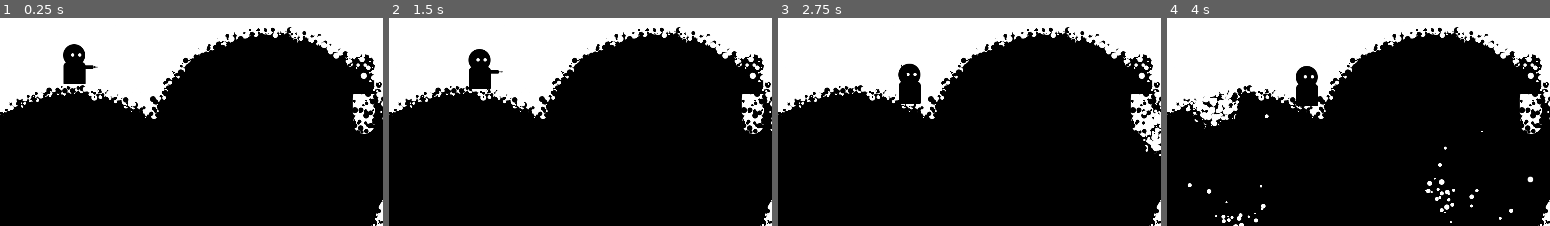
Above: before the commit, frames 1-4 (left to right).
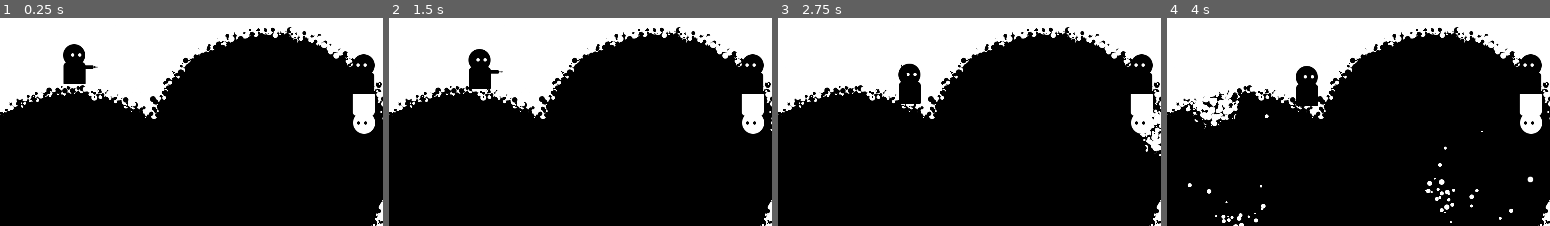
Above: after the commit, the same moments.

Repository: RobotRamen/margin
Game: Godot game, scene res://level_0.tscn
Two runs of this game, one before a commit and one after it. Both use one fixed random seed, a clock stepped at 60 frames per second and the inputs below.
Inputs (mouse positions are % of the whole screen's width and height, from its top left):
- Up to frame 1 (0.25 s): no input
- Up to frame 2 (1.5 s): move the mouse to (73, 45) at 0.52 s; hold D (right_0) from 0.53 s (still down); tap Ctrl (restore_0) at 0.6 s; click (73, 45) at 0.67 s; tap Space (jump_0) at 0.77 s; move the mouse to (29, 55) at 1.27 s; tap E (switch) at 1.35 s
- Up to frame 3 (2.75 s): tap Space (jump_0) at 1.52 s; move the mouse to (60, 26) at 2.02 s; release D (right_0) at 2.03 s; hold A (left_0) from 2.03 s (still down); tap Ctrl (restore_0) at 2.1 s
- Up to frame 4 (4 s): tap Enter at 2.75 s; move the mouse to (45, 72) at 2.77 s; release A (left_0) at 2.78 s; hold D (right_0) from 2.78 s (still down); tap E (switch) at 2.85 s; click (45, 72) at 2.92 s; tap Space (jump_0) at 3.02, 3.77 s; move the mouse to (81, 66) at 3.52 s; tap Ctrl (restore_0) at 3.6 s
The pictures show only the part of the screen within x 43-93%, y 18-68%; the shares and areas given below are measured in that part.

The runs differ from the first frame. In frame 1, 0.7% of the frame differs, in the area x 91-98%, y 17-56%; in frame 2, 0.7%; in frame 3, 0.5%; in frame 4, 0.7%.

Commit message:
changed layer of exits

Diff:
--- a/level_0.tscn
+++ b/level_0.tscn
@@ -42,7 +42,13 @@
 shape = SubResource("RectangleShape2D_yroj7")
 
 [node name="White Exit" parent="." instance=ExtResource("1_ovsch")]
+z_index = 2
 position = Vector2(1711, 445)
+collision_layer = 0
+collision_mask = 9
 
 [node name="Black Exit" parent="." instance=ExtResource("2_reh0i")]
+z_index = 2
 position = Vector2(1710, 349)
+collision_layer = 0
+collision_mask = 8
